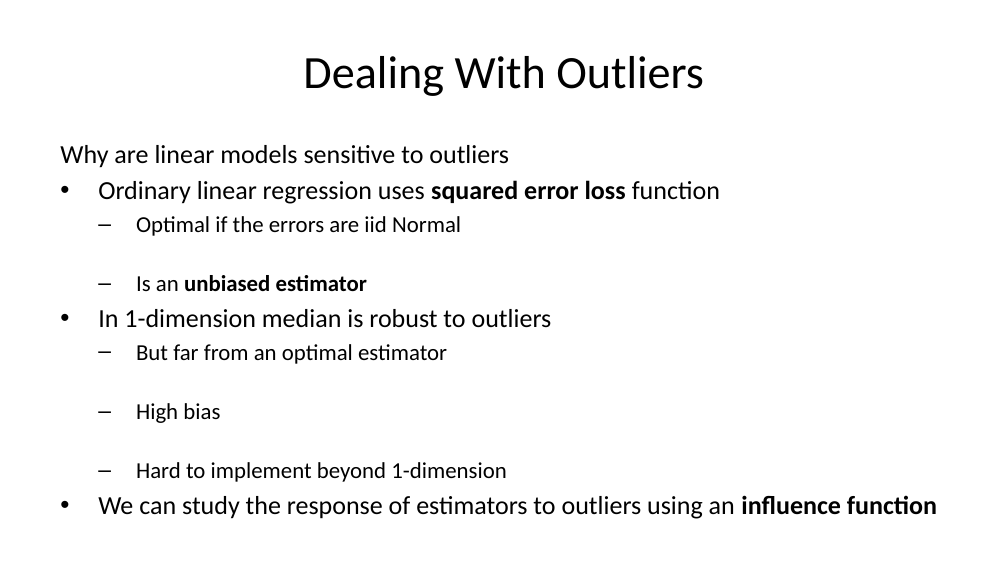
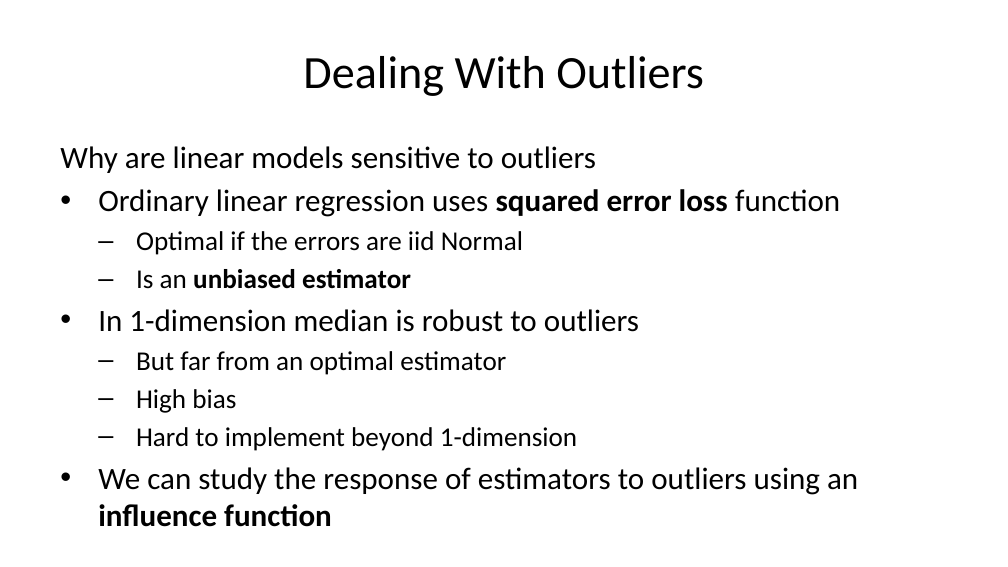
Before and after one commit to StephenElston/CSCI-E-83, a slide deck: slide 32 of LectureSlides/10b_ModelsFor OutliersAndOverdispersion.pptx (slide 23 before the commit). Drawn at 1008x567 pixels with LibreOffice and Linux fonts; fonts in the diff are those of the drawing. Boxes give left, top, right and bottom in pixels: in the first picture for what was removed or moved away, otherwise in the second. Text is boxed around its words. In the diff, an @@ line names an element or a change of style, - is before the commit and + after.

```diff
--- a/LectureSlides/10b_ModelsFor OutliersAndOverdispersion.pptx
+++ b/LectureSlides/10b_ModelsFor OutliersAndOverdispersion.pptx
@@ text "Why are linear models sensitive ..." at (60, 146, 858, 495): size 18.6 to 22.2 pt in "Why are linear models sensitive to outliers", "Ordinary linear regression uses squared error loss ...", "In 1-dimension median is robust to outliers", "We can study the response of estimators ..."; size 16.3 to 19.4 pt in "Optimal if the errors are iid Normal", "Is an unbiased estimator", "But far from an optimal estimator", "High bias" and 1 more places @@
```
Also in this commit, not shown: 5 other slides changed, 11 slides added, 2 slides removed.
